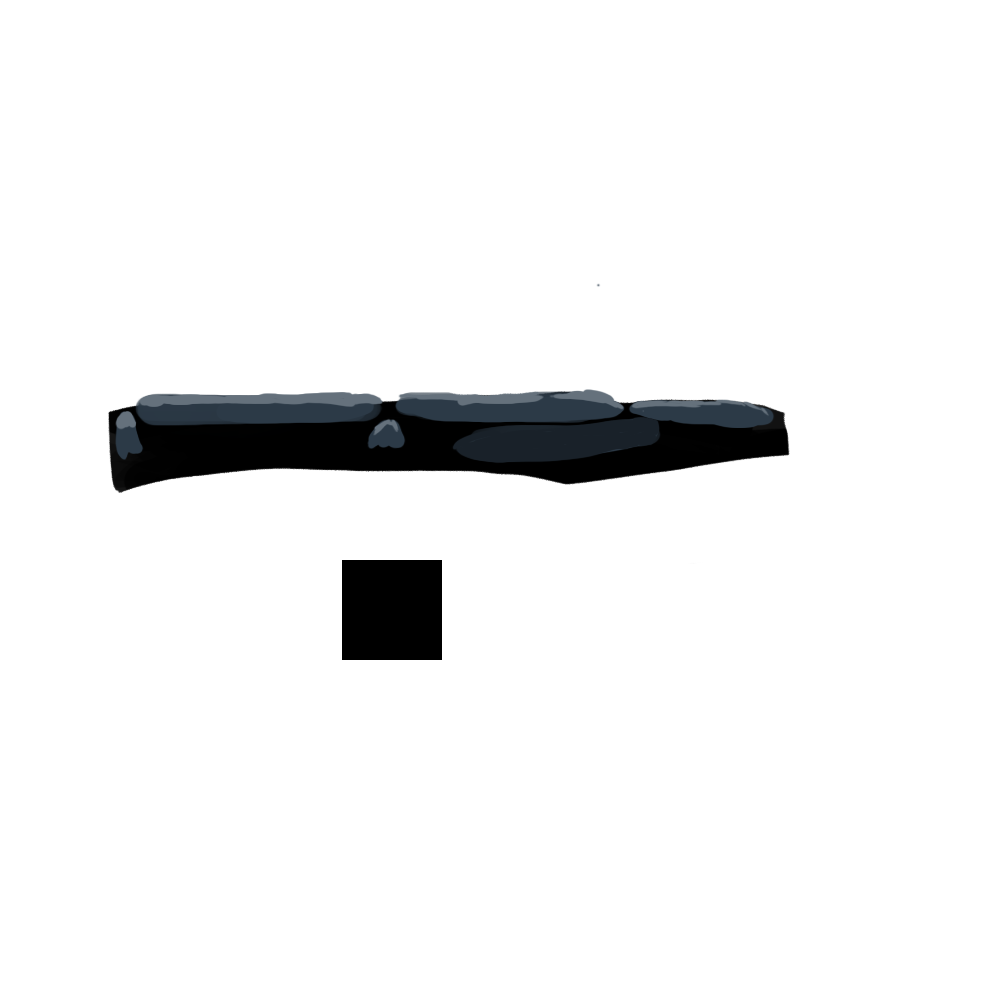
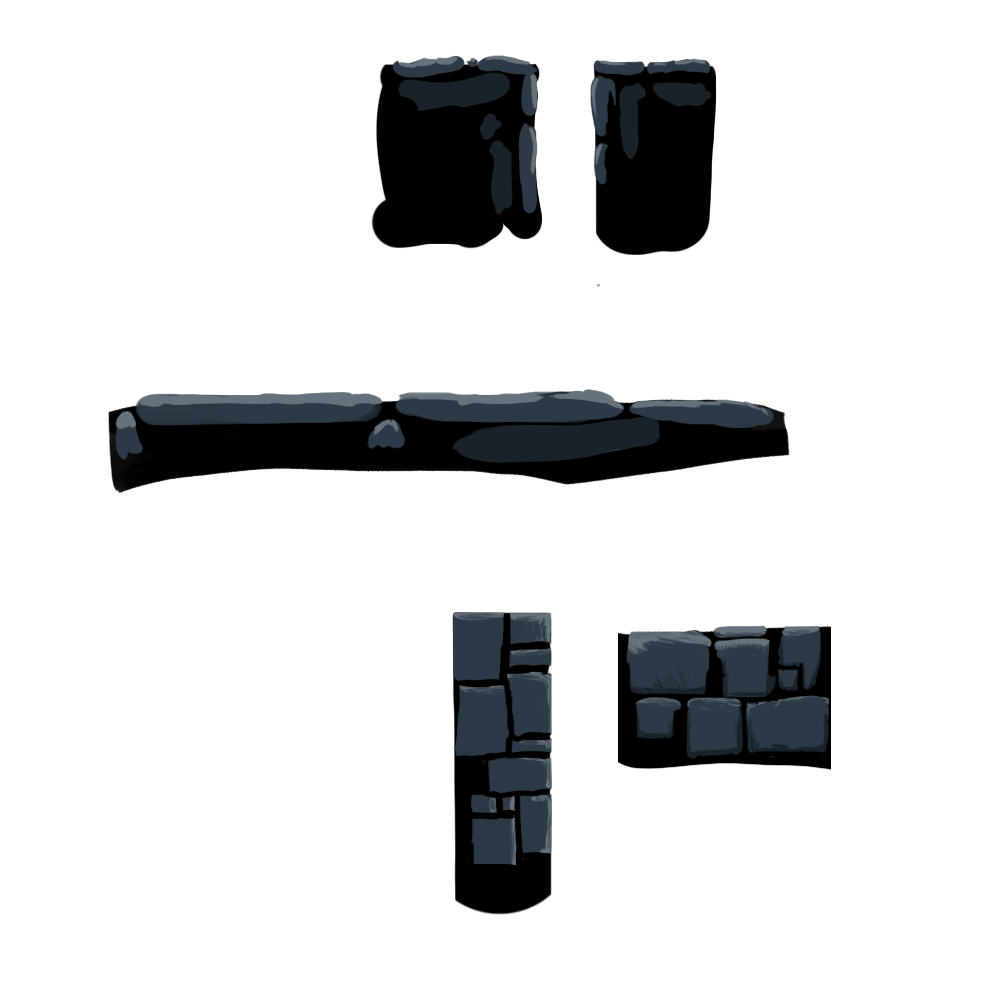
Layer changes from the first 1000 x 1000 image to the second:
added layer "Layer 20" above "Layer 19" over [590, 58, 707, 165]
added layer "Layer 19" above "Layer 18" over [619, 81, 713, 160]
added layer "Layer 18" above "Layer 17" over [590, 58, 712, 185]
added layer "Layer 17" above "Layer 16" over [593, 65, 717, 256]
added layer "Layer 16" above "Layer 15" over [398, 55, 538, 176]
added layer "Layer 15" above "Layer 14" over [392, 55, 539, 215]
added layer "Layer 14" above "Group 2" over [371, 63, 543, 249]
added group "Group 2" with 4 layers above "Layer 6" over [452, 612, 552, 916]
added layer "Layer 13" in group "Group 2" over [452, 612, 552, 874]
added layer "Layer 12" in group "Group 2" over [452, 612, 552, 916]
added layer "Layer 11" in group "Group 2" over [452, 612, 552, 908]
added layer "Layer 10" in group "Group 2" over [452, 612, 552, 916]
added layer "Layer 8" above "Layer 9" over [618, 625, 831, 717]
added layer "Layer 9" above "Layer 7" over [618, 625, 831, 770]
added layer "Layer 7" above "Layer 4" over [626, 625, 829, 760]
painted on "Layer 4" over [618, 563, 831, 770]
hid "Layer 2" over [342, 560, 442, 660]
